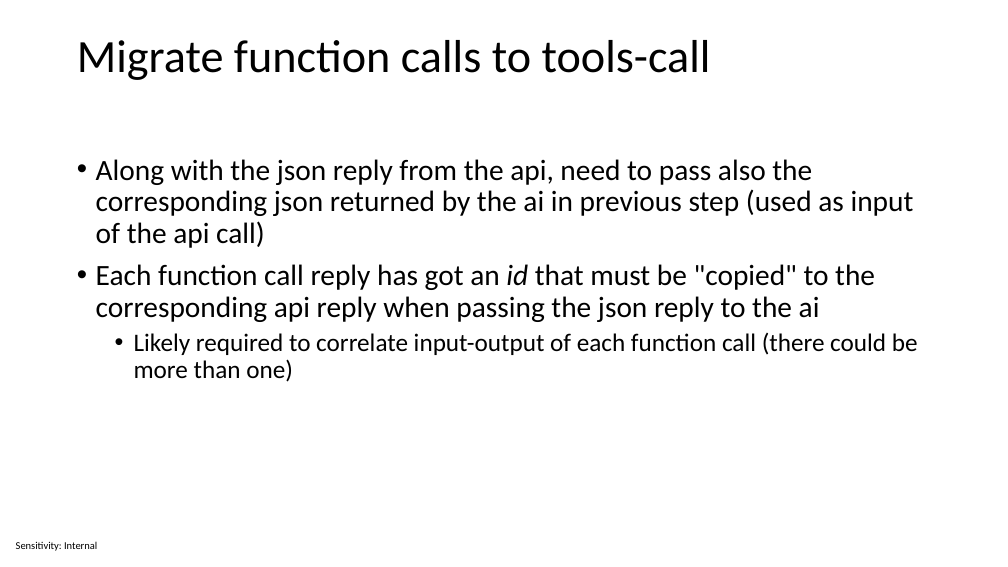
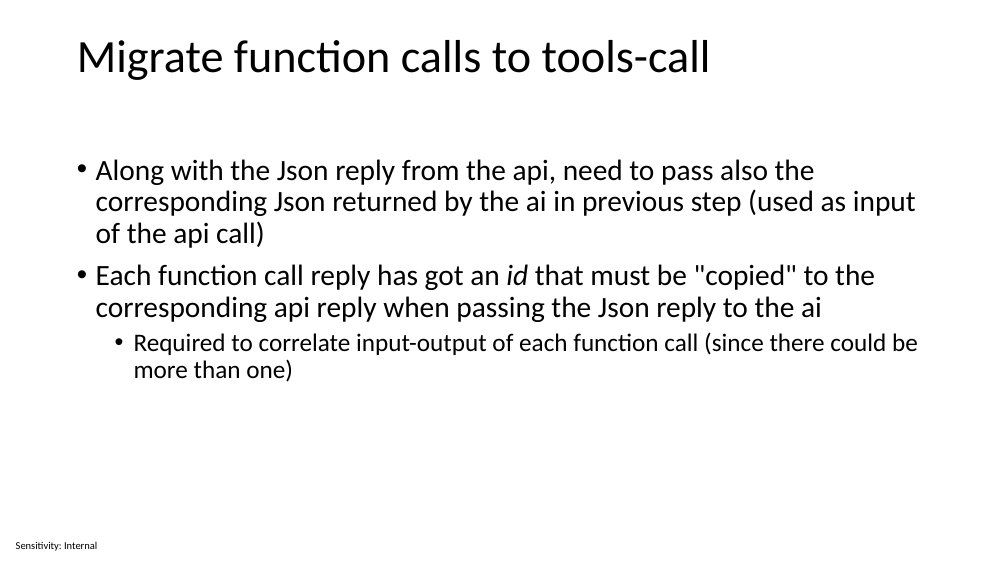
Before and after one commit to sabbadino/function-caling, a slide deck: slide 18 of Function calling.pptx (slide 13 before the commit). Drawn at 1008x567 pixels with LibreOffice and Linux fonts; fonts in the diff are those of the drawing. Boxes give left, top, right and bottom in pixels: in the first picture for what was removed or moved away, otherwise in the second. Text is boxed around its words. In the diff, an @@ line names an element or a change of style, - is before the commit and + after.

```diff
--- a/Function calling.pptx
+++ b/Function calling.pptx
@@ text at bbox=[96, 159, 918, 382]: text changed @@
-• Along with the json reply from the api, need to pass also the corresponding json returned by the ai in previous step (used as input of the api call)
-• Each function call reply has got an id that must be "copied" to the corresponding api reply when passing the json reply to the ai
-  • Likely required to correlate input-output of each function call (there could be more than one)
+• Along with the Json reply from the api, need to pass also the corresponding Json returned by the ai in previous step (used as input of the api call)
+• Each function call reply has got an id that must be "copied" to the corresponding api reply when passing the Json reply to the ai
+  • Required to correlate input-output of each function call (since there could be more than one)
```
Also in this commit, not shown: 5 other slides changed, 5 slides added, 1 other file.
